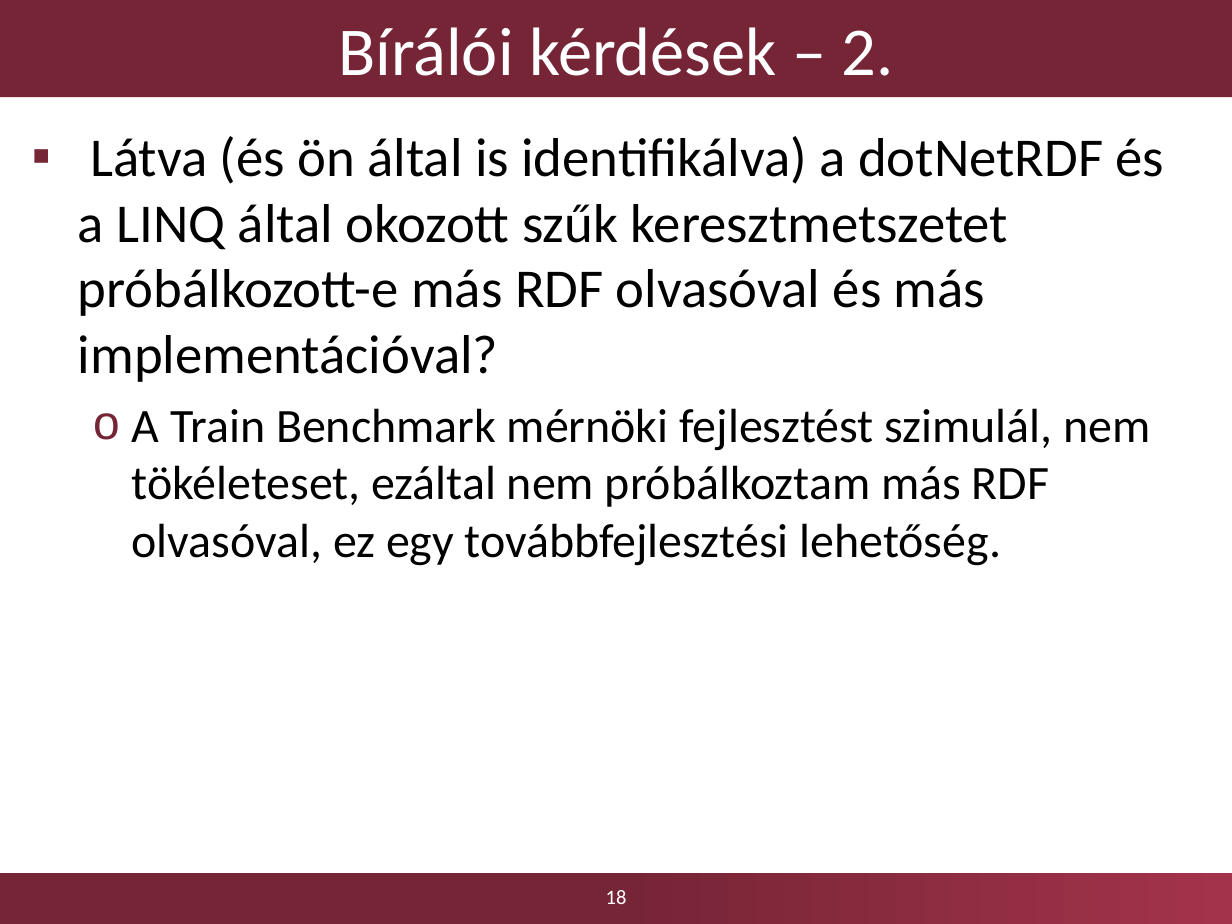
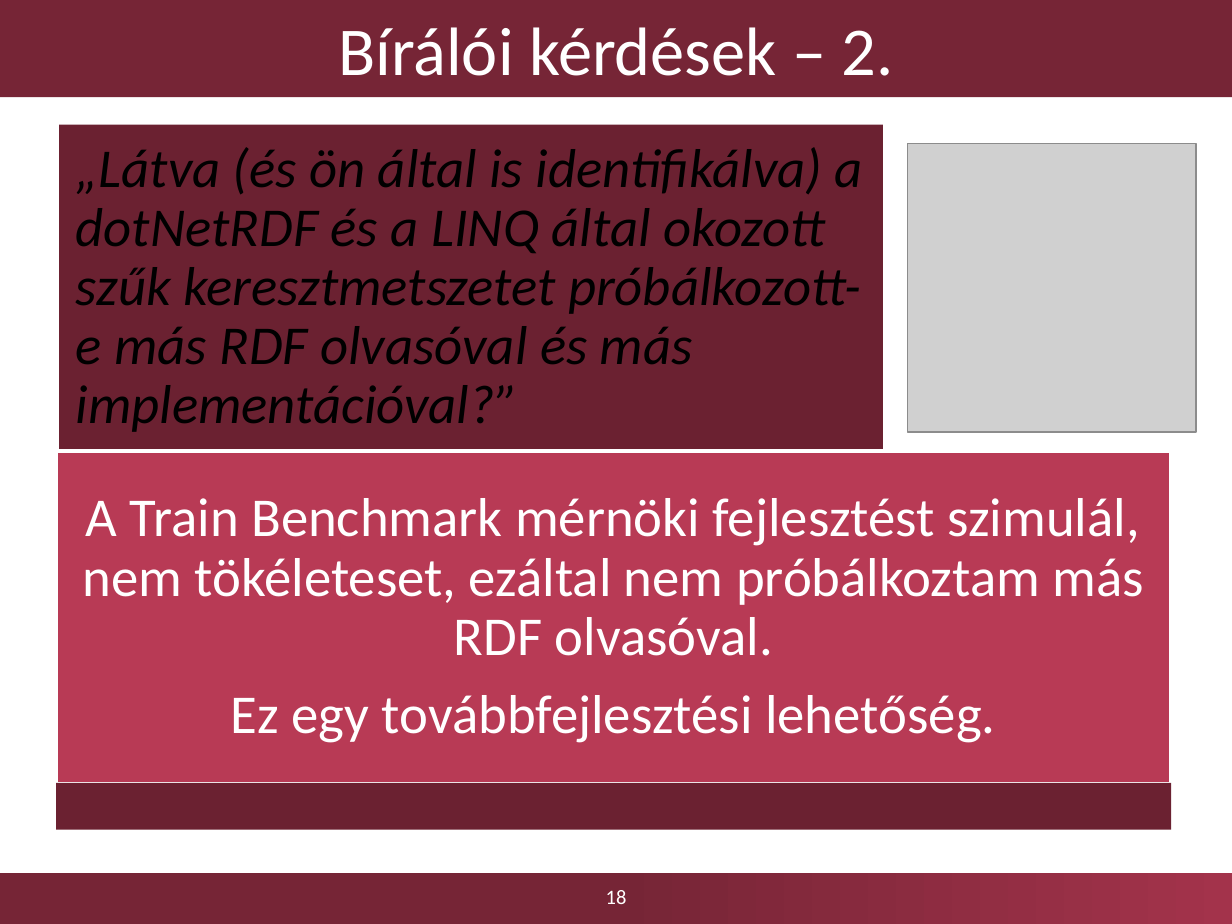
Before and after one commit to Kreestof/szakdolgozat-presentation, a slide deck: slide 18 of Dobosy_Kristof_szakdolgozat_2017_GraphEngine_0.pptx. Drawn at 1232x924 pixels with LibreOffice and Linux fonts; fonts in the diff are those of the drawing; grey boxes stand for pictures; background and template pictures are left out. Boxes give left, top, right and bottom in pixels: in the first picture for what was removed or moved away, otherwise in the second. Text is boxed around its words. In the diff, an @@ line names an element or a change of style, - is before the commit and + after.

```diff
--- a/Dobosy_Kristof_szakdolgozat_2017_GraphEngine_0.pptx
+++ b/Dobosy_Kristof_szakdolgozat_2017_GraphEngine_0.pptx
@@ text "„Látva (és ön által is ..." at (76,147,863,432): vertical alignment top to middle @@
@@ text at (76,147,863,432): text changed; italic on @@
-▪ Látva (és ön által is identifikálva) a dotNetRDF és a LINQ által okozott szűk keresztmetszetet próbálkozott-e más RDF olvasóval és más implementációval?
-  o A Train Benchmark mérnöki fejlesztést szimulál, nem tökéleteset, ezáltal nem próbálkoztam más RDF olvasóval, ez egy továbbfejlesztési lehetőség.
+„Látva (és ön által is identifikálva) a dotNetRDF és a LINQ által okozott szűk keresztmetszetet próbálkozott-e más RDF olvasóval és más implementációval?”
@@ picture added at (908,143,1196,431) @@
@@ group added at (57,124,1172,830): 3 rectangles, 1 text @@
+A Train Benchmark mérnöki fejlesztést szimulál, nem tökéleteset, ezáltal nem próbálkoztam más RDF olvasóval.
+Ez egy továbbfejlesztési lehetőség.
```
Also in this commit, not shown: 11 other slides changed, 2 other files.
